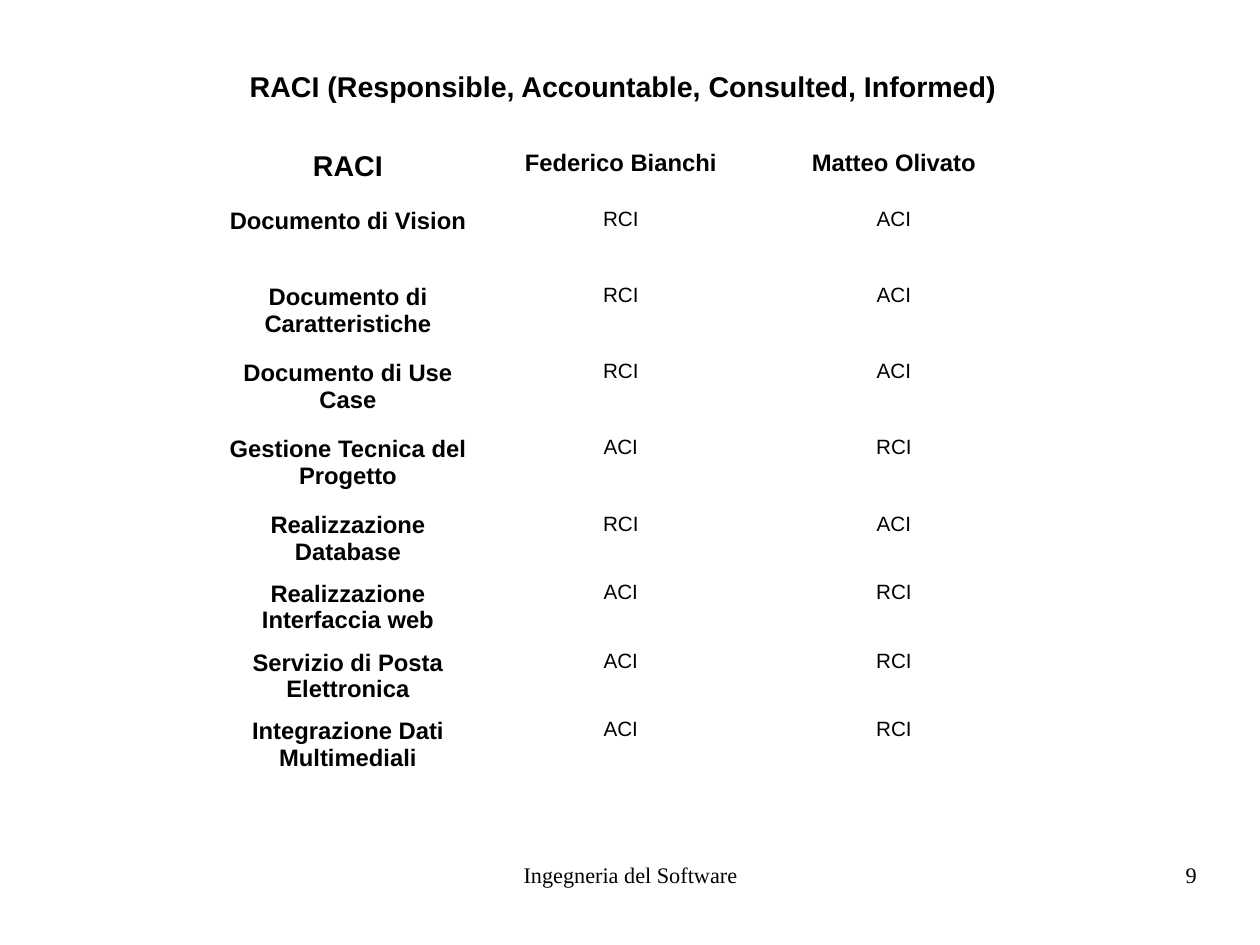
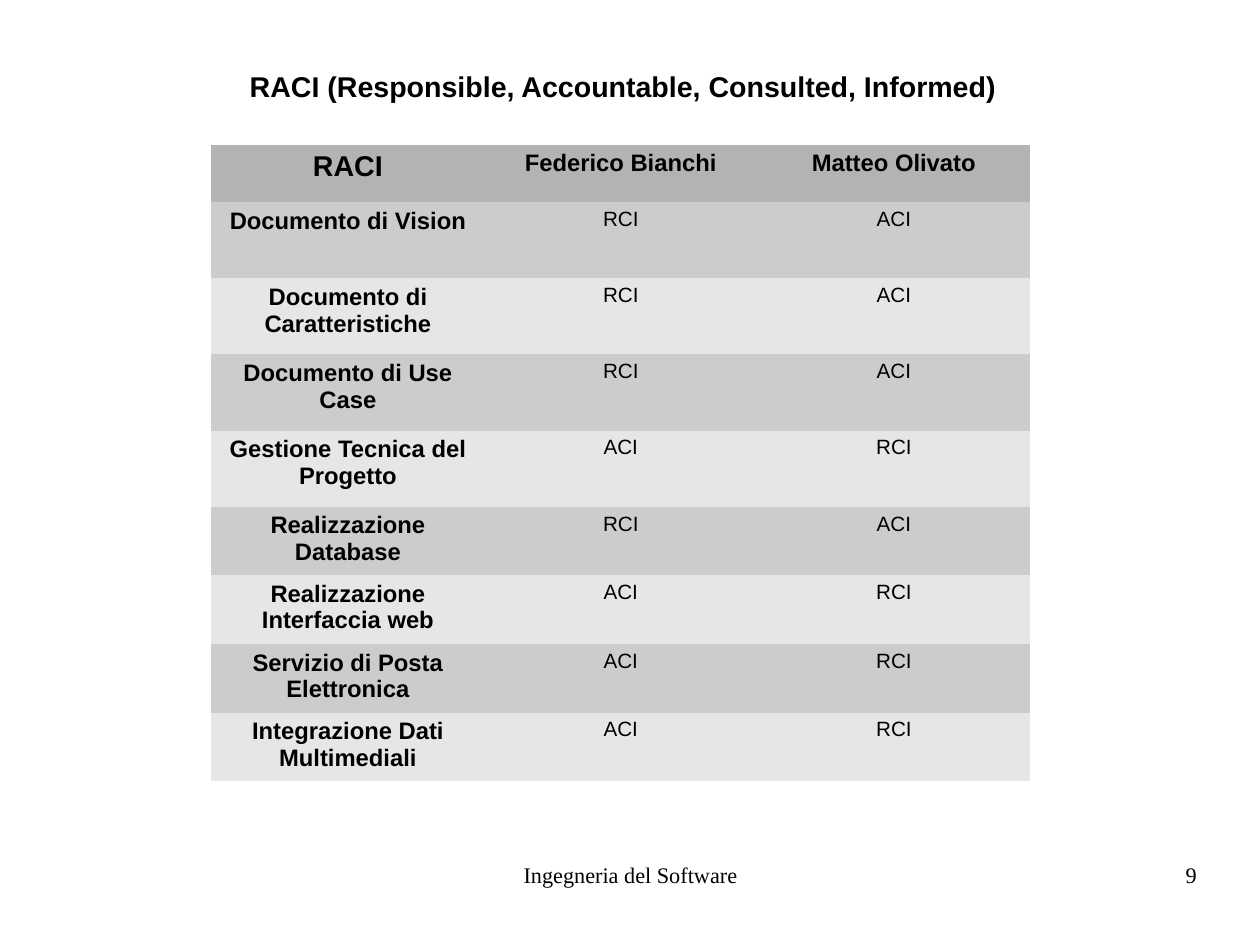
Before and after one commit to ITicks/BookExchange, a slide deck: slide 9 of Documentazione/presentazione/presentazione.odp. Drawn at 1260x945 pixels with LibreOffice and Linux fonts; fonts in the diff are those of the drawing. Boxes give left, top, right and bottom in pixels: in the first picture for what was removed or moved away, otherwise in the second. Text is boxed around its words. In the diff, an @@ line names an element or a change of style, - is before the commit and + after.

```diff
--- a/Documentazione/presentazione/presentazione.odp
+++ b/Documentazione/presentazione/presentazione.odp
@@ table at (212,145,1031,771) @@
@@ fill none to #B3B3B3 in row 1 @@
@@ fill none to #CCCCCC in 12 cells @@
@@ fill none to #E6E6E6 in 12 cells @@
```
Also in this commit, not shown: 3 other slides changed, 7 other files.
